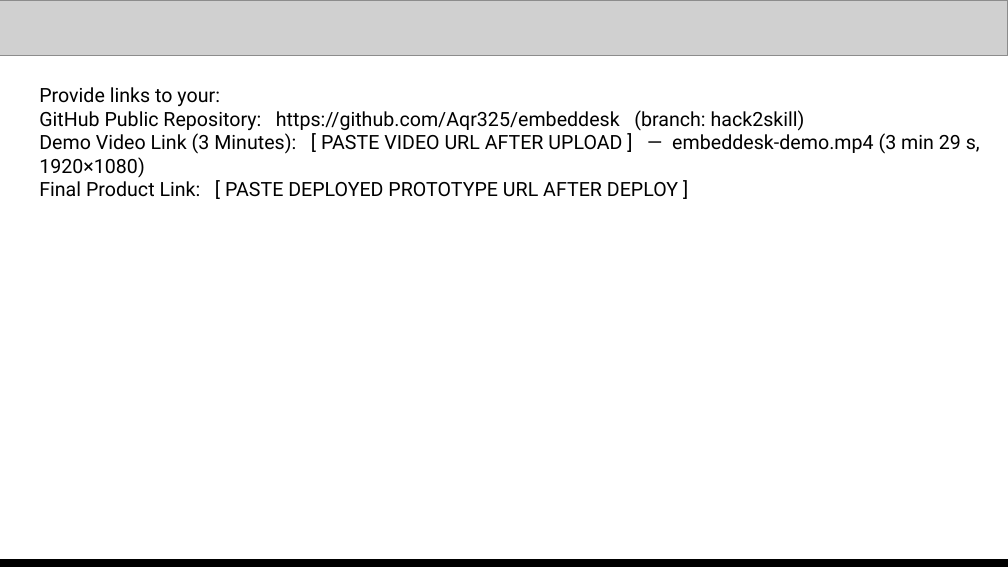
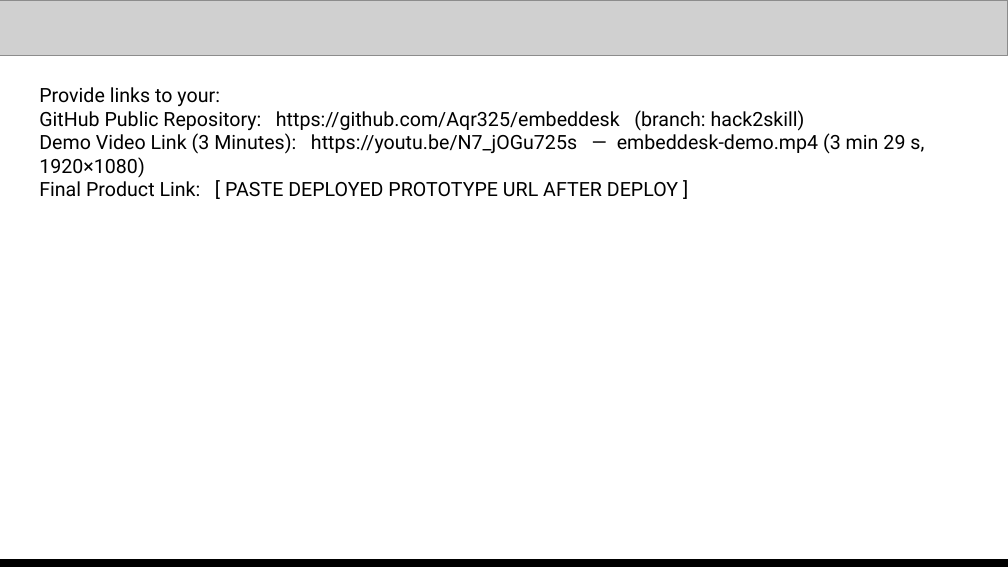
Before and after one commit to Aqr325/embeddesk, a slide deck: slide 14 of EmbedDesk-AI-Builder-Cup.pptx. Drawn at 1008x567 pixels with LibreOffice and Linux fonts; fonts in the diff are those of the drawing; grey boxes stand for pictures. Boxes give left, top, right and bottom in pixels: in the first picture for what was removed or moved away, otherwise in the second. Text is boxed around its words. In the diff, an @@ line names an element or a change of style, - is before the commit and + after.

Commit message:
docs(submission): fill YouTube video link https://youtu.be/N7_jOGu725s (unlisted, verified live) into PPT slide 14 + regenerate PDF + sync SUBMISSION.md

```diff
--- a/EmbedDesk-AI-Builder-Cup.pptx
+++ b/EmbedDesk-AI-Builder-Cup.pptx
@@ text at <box>39,133,924,177</box>: text changed @@
-Demo Video Link (3 Minutes): [ PASTE VIDEO URL AFTER UPLOAD ] — embeddesk-demo.mp4 (3 min 29 s, 1920×1080)
+Demo Video Link (3 Minutes): https://youtu.be/N7_jOGu725s — embeddesk-demo.mp4 (3 min 29 s, 1920×1080)
```
Also in this commit, not shown: 2 other files.
